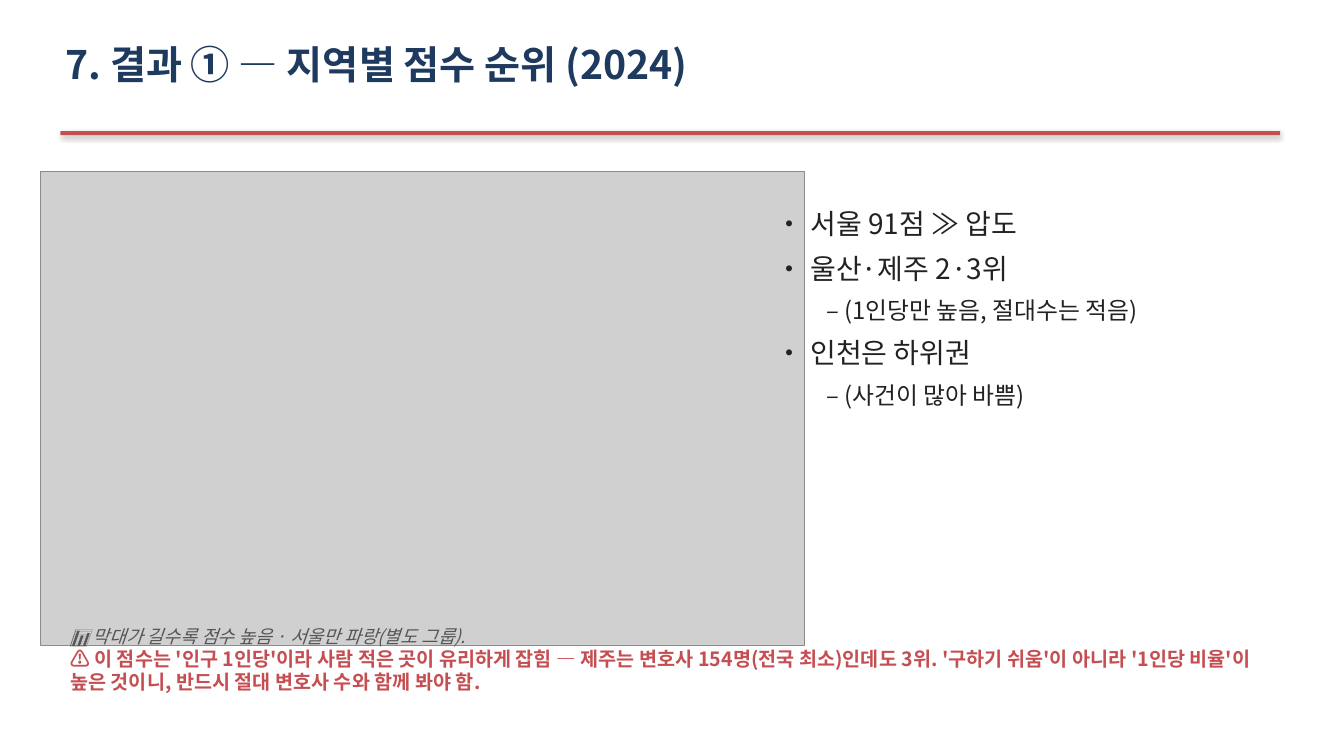
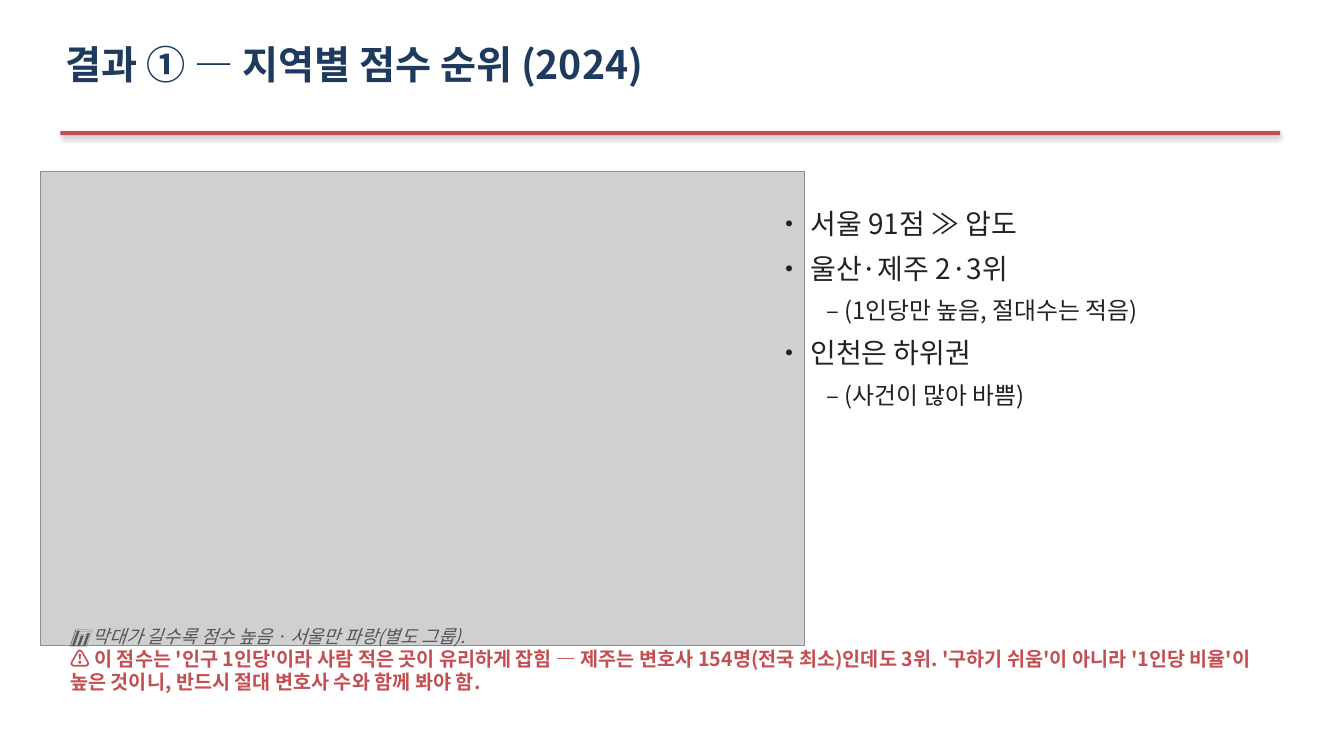
Before and after one commit to Allenkeem/llai-project, a slide deck: slide 12 of reports/발표자료.pptx. Drawn at 1344x756 pixels with LibreOffice and Linux fonts; fonts in the diff are those of the drawing; grey boxes stand for pictures. Boxes give left, top, right and bottom in pixels: in the first picture for what was removed or moved away, otherwise in the second. Text is boxed around its words. In the diff, an @@ line names an element or a change of style, - is before the commit and + after.

```diff
--- a/reports/발표자료.pptx
+++ b/reports/발표자료.pptx
@@ text at box(65, 45, 643, 87): text changed @@
-7. 결과 ① — 지역별 점수 순위 (2024)
+결과 ① — 지역별 점수 순위 (2024)
```
Also in this commit, not shown: 16 other slides changed.
